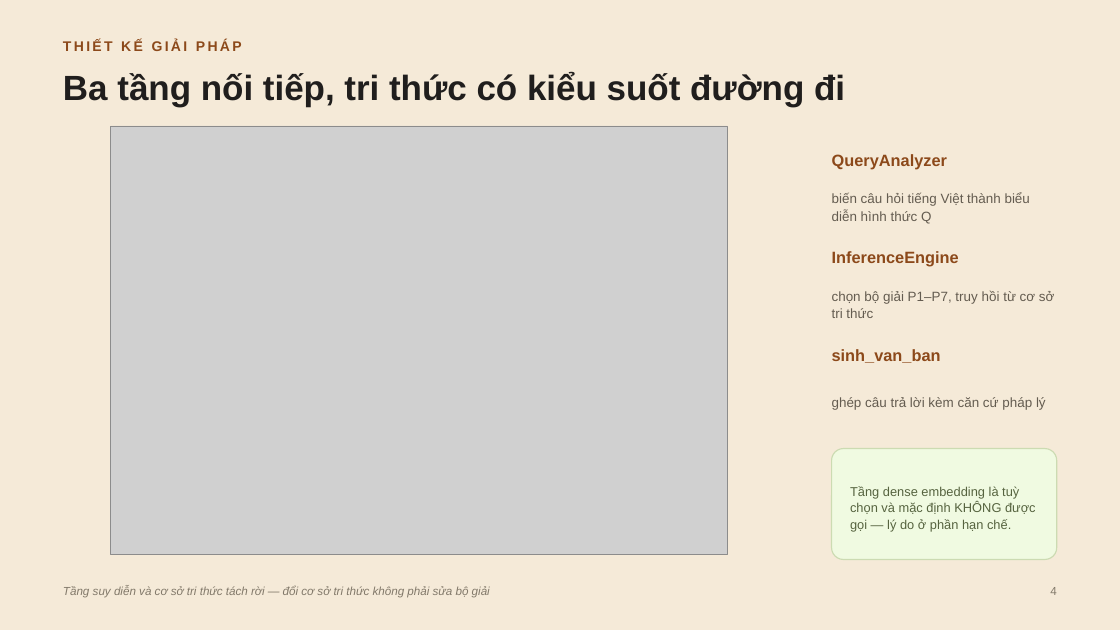
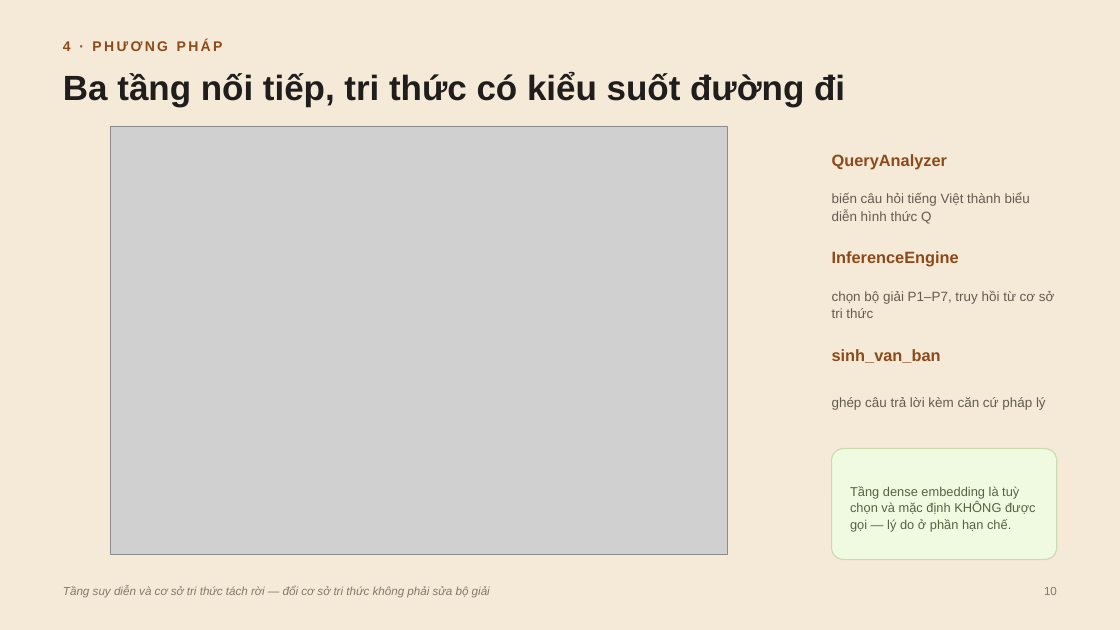
Before and after one commit to minhdang900/uit-traffic-law-lookup-system, a slide deck: slide 10 of docs/Slide_Nhom7_CS106.pptx (slide 4 before the commit). Drawn at 1120x630 pixels with LibreOffice and Linux fonts; fonts in the diff are those of the drawing; grey boxes stand for pictures. Boxes give left, top, right and bottom in pixels: in the first picture for what was removed or moved away, otherwise in the second. Text is boxed around its words. In the diff, an @@ line names an element or a change of style, - is before the commit and + after.

```diff
--- a/docs/Slide_Nhom7_CS106.pptx
+++ b/docs/Slide_Nhom7_CS106.pptx
@@ text at <box>63,40,223,51</box>: text changed @@
-THIẾT KẾ GIẢI PHÁP
+4 · PHƯƠNG PHÁP
@@ text at <box>1044,587,1057,595</box>: text changed @@
-4
+10
```
Also in this commit, not shown: 9 other slides changed, 10 slides added, 17 other files.
